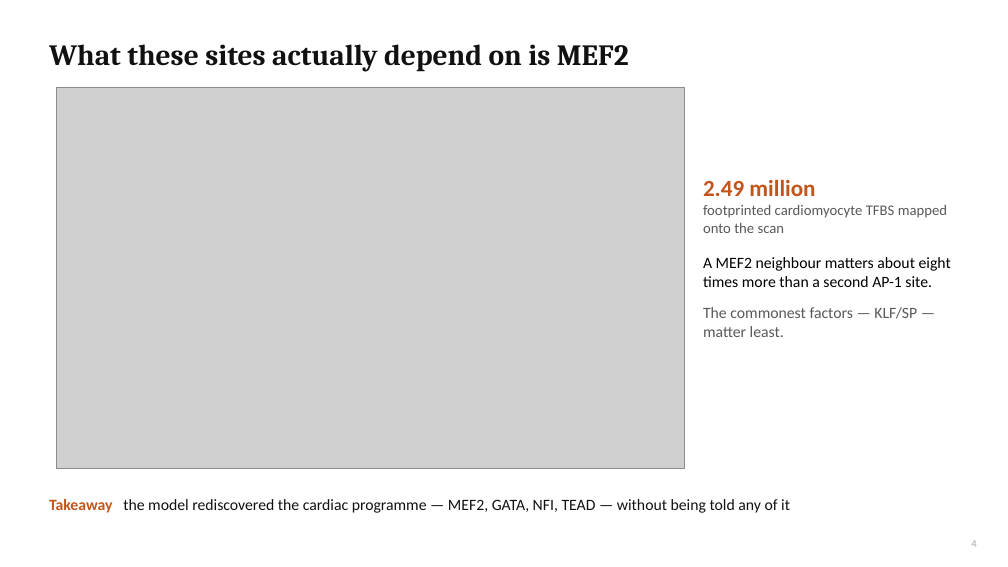
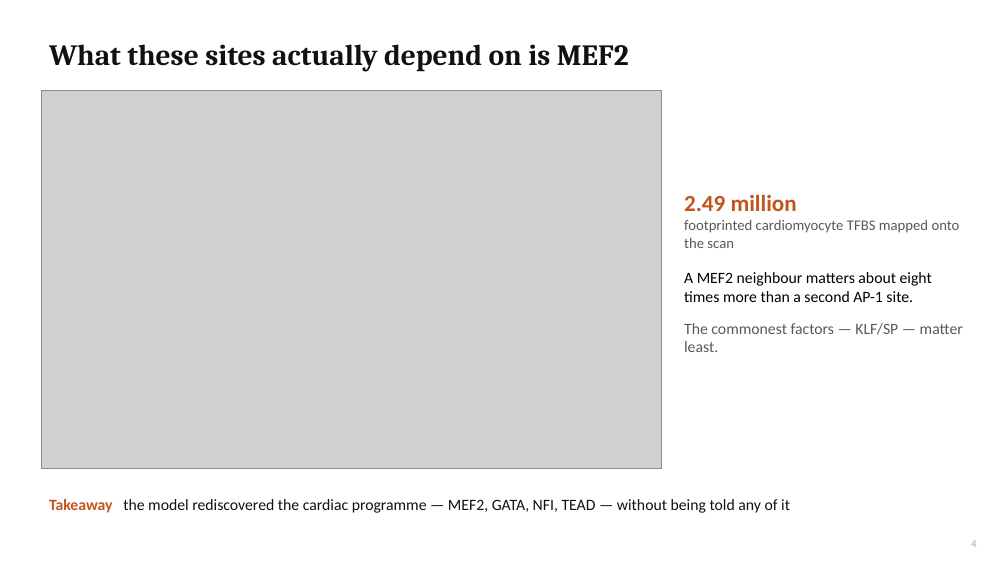
Before and after one commit to cytokine4242/Alpha_Genome_Ap1, a slide deck: slide 4 of Analysis/AP1_AlphaGenome_results.pptx. Drawn at 1008x567 pixels with LibreOffice and Linux fonts; fonts in the diff are those of the drawing; grey boxes stand for pictures. Boxes give left, top, right and bottom in pixels: in the first picture for what was removed or moved away, otherwise in the second. Text is boxed around its words. In the diff, an @@ line names an element or a change of style, - is before the commit and + after.

```diff
--- a/Analysis/AP1_AlphaGenome_results.pptx
+++ b/Analysis/AP1_AlphaGenome_results.pptx
@@ picture: place and size @@
-picture at [57, 87, 684, 469]
+picture at [42, 91, 662, 469]
@@ text "2.49 million" rewrapped from [703, 179, 951, 337] to [684, 194, 963, 352] @@
```
Also in this commit, not shown: 5 other slides changed, 12 other files.
